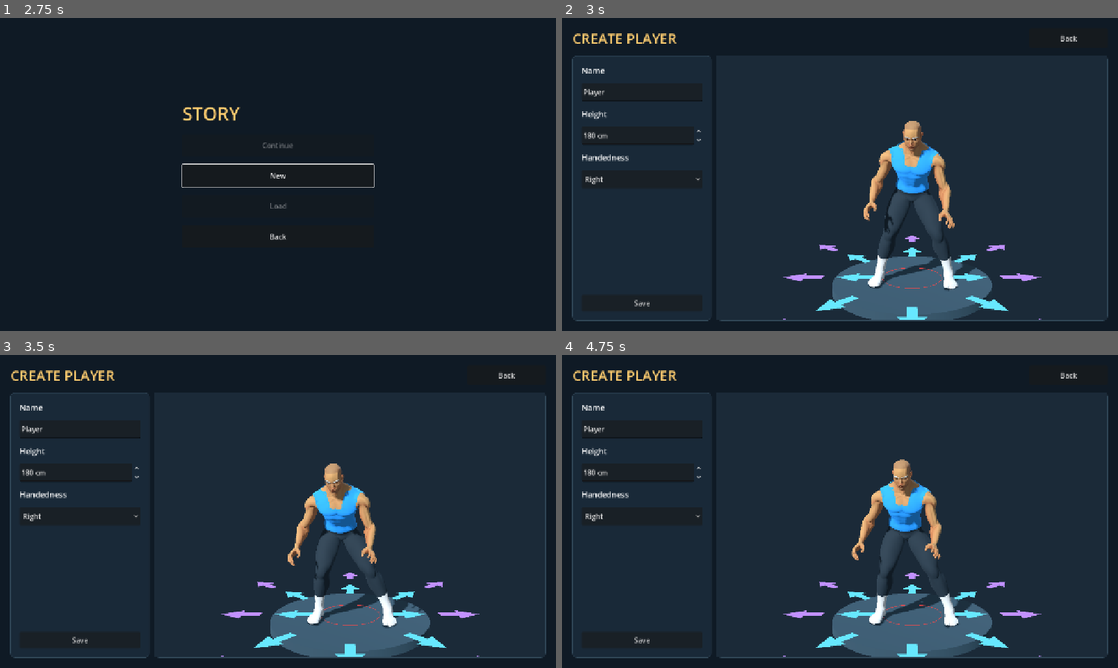
Above: before the commit, frames 1-4 (two rows, left to right).
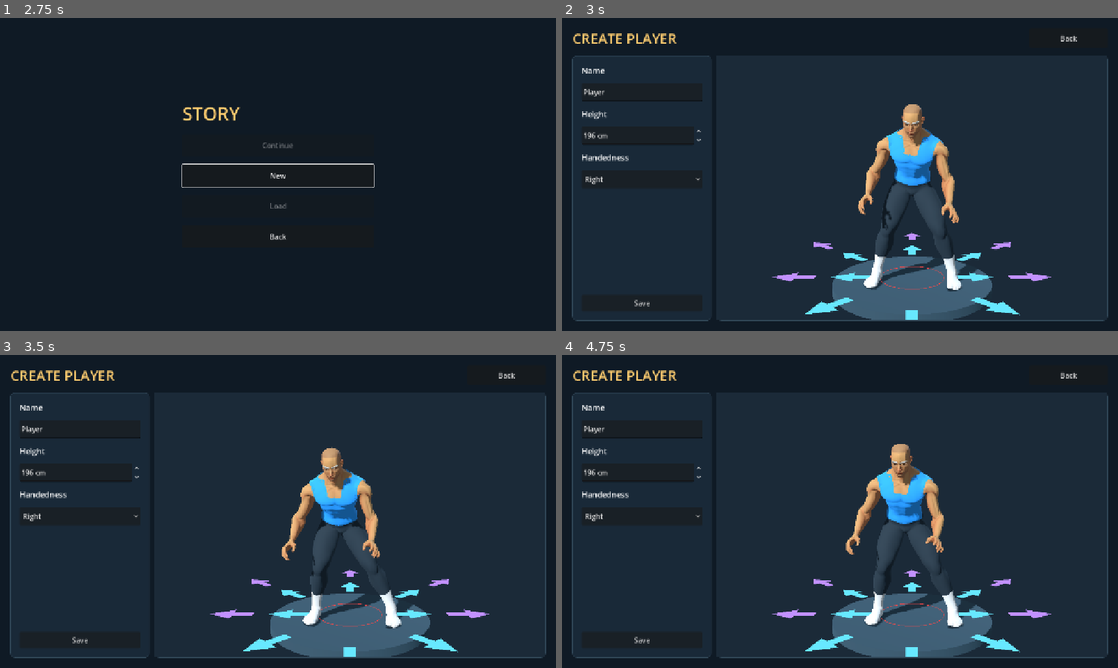
Above: after the commit, the same moments.

Repository: foreandr/volleyball
Game: Godot game, scene res://scenes/main.tscn
The game is run twice, just before and just after one commit, with the same random seed, the same clock (stepped at 60 frames per second) and the same inputs.
Inputs:
- Up to frame 1 (2.75 s): click "Story" at 0.5 s; click "Back" at 1.25 s; click "Story" at 2 s
- Up to frame 2 (3 s): click "New" at 2.75 s
- Up to frame 3 (3.5 s): no input
- Up to frame 4 (4.75 s): click "Back" at 3.5 s; click "New" at 4.25 s

Frame 1 is identical in both runs. In frame 2, 4.5% of the frame differs, in the area x 4-88%, y 27-97%; in frame 3, 4.3%; in frame 4, 4.4%.

Commit message:
Align backward receives and aim the setter follow-through

Diff:
--- a/scripts/attack_drill.gd
+++ b/scripts/attack_drill.gd
@@ -78,7 +78,7 @@
 
 func receive_cue_time() -> float:
 	if not bump.hand_setting: return SERVE_TIME
-	var height := RECEIVE_START.y+HandPose.CONTACT_HEIGHT+HandPose.CONTACT_RADIUS
+	var height := RECEIVE_START.y+HandPose.CONTACT_HEIGHT*setter.scale.y+HandPose.CONTACT_RADIUS
 	var latest := descending_time(ATTACK_SERVE_SOURCE,serve_velocity,height)
 	if not jump.active: return latest
 	var earliest := descending_time(ATTACK_SERVE_SOURCE,serve_velocity,height+jump.height)
@@ -135,7 +135,9 @@
 				elif not bump.low_save.active:
 					bump.follow_forearm(receive_time,serve_velocity+Vector3.DOWN*Flight.GRAVITY*bump.touch_time)
 			play_cpu_set(time,delta)
-		Stage.SET: play_pin_ball(time,previous,delta)
+		Stage.SET:
+			cpu_set.update_hand_push(cpu_set.release_time+time,cpu_set.release_time+time-cpu_set.touch_time)
+			play_pin_ball(time,previous,delta)
 		Stage.CAUGHT:
 			HandPose.apply(setter,setter.to_global(bump.hand_anchor),1.0)
 			ball.position = bump.platform_center()
@@ -158,6 +160,7 @@
 		"ball_to_cpu":ball.position.distance_to(receiver.position),
 		"ball_to_platform":ball.position.distance_to(platform),
 		"contact_check":bump.contact_check,"jumping":jump.active,
+		"reach":bump.reach,"reach_step":bump.reach_step,"rear_setup":bump.rear_setup,"reach_progress":bump.reach_progress,
 	}
 
 func play_serve(time: float, previous: float, delta: float) -> void:
@@ -174,7 +177,7 @@
 			return
 		pass_origin = bump.release_point if bump.hand_setting else bump.touch
 		pass_motion = bump.outgoing
-		var head_height := CPU_HOME.y+HandPose.CONTACT_HEIGHT
+		var head_height := CPU_HOME.y+HandPose.CONTACT_HEIGHT*receiver.scale.y
 		cpu_contact_time = descending_time(pass_origin,pass_motion,head_height)
 		if cpu_contact_time <= 0.0:
 			miss("Pass was too low to set")
@@ -185,12 +188,12 @@
 			return
 		bump.hide()
 		var incoming := (pass_origin-cpu_contact_point).slide(Vector3.UP).normalized()
-		cpu_stand = Court.clamp_setter(Vector3(cpu_contact_point.x,CPU_HOME.y,cpu_contact_point.z)-incoming*HandPose.CONTACT_FORWARD)
-		receiver.rotation.y = atan2(incoming.x,incoming.z)
+		cpu_stand = Court.clamp_setter(Vector3(cpu_contact_point.x,CPU_HOME.y,cpu_contact_point.z)-incoming*HandPose.CONTACT_FORWARD*receiver.scale.z)
 		stage = Stage.PASS
 		stage_start = clock
 		status.text = "CPU setting to the pin"
-		trace.write("player_pass",clock,{"point":pass_origin,"velocity":pass_motion,"cpu_contact":cpu_contact_point},true)
+		trace.write("player_pass",clock,{"point":pass_origin,"velocity":pass_motion,"cpu_contact":cpu_contact_point,
+			"grade":bump.grade,"reach":bump.reach,"contact":bump.contact_check},true)
 	elif time >= end:
 		miss("Serve missed")
 
@@ -217,6 +220,10 @@
 	ball.position = flight_point(pass_origin,pass_motion,minf(time,cpu_contact_time))
 	var travel := (cpu_stand-receiver.position).limit_length(3.2*delta)
 	receiver.position += travel
+	var toward_ball := (ball.position-receiver.position).slide(Vector3.UP)
+	var turn_rate := 7.0*smoothstep(0.25,0.95,toward_ball.length())
+	if turn_rate > 0.0:
+		receiver.rotation.y = rotate_toward(receiver.rotation.y,atan2(toward_ball.x,toward_ball.z),delta*turn_rate)
 	cpu_feet.step(receiver.basis.inverse()*travel/maxf(delta*3.2,0.001),delta,1.4)
 	var lead := cpu_contact_time-time
 	if lead <= 0.22:
--- a/scripts/bump_setting.gd
+++ b/scripts/bump_setting.gd
@@ -33,6 +33,8 @@
 var reach := {}
 var reach_step := Vector3.ZERO
 var reach_travel := Vector3.ZERO
+var rear_setup := Vector3.ZERO
+var rear_setup_travel := Vector3.ZERO
 var reach_progress := 0.0
 var destination := Vector2(2.75,3.0)
 var height := 3.8
@@ -334,6 +336,8 @@
 	reach_step = Vector3.ZERO
 	reach_travel = Vector3.ZERO
 	reach_progress = 0.0
+	rear_setup = Vector3.ZERO
+	rear_setup_travel = Vector3.ZERO
 
 func advance_reach(path: Callable, time: float, end: float, delta: float) -> Vector3:
 	var intercept := Vector3.INF
@@ -345,12 +349,17 @@
 		if reach.is_empty() and (lookahead >= end or not intercept.is_equal_approx(future)):
 			plan_reach(intercept-ready_contact())
 	if not reach.is_empty():
-		var before := smoothstep(0.0,1.0,reach_progress)
-		var duration := 0.19 if reach.tier == 2 else 0.15
+		var before := reach_progress
+		var duration := 0.27 if not rear_setup.is_zero_approx() else (0.19 if reach.tier == 2 else 0.15)
 		reach_progress = minf(1.0,reach_progress+delta/duration)
 		var origin := setter.position
-		var next := origin+reach_step*(smoothstep(0.0,1.0,reach_progress)-before)
-		setter.position = Court.clamp_setter(next)
+		var setup := rear_setup*(smoothstep(0.0,0.50,reach_progress)-smoothstep(0.0,0.50,before))
+		setter.position = Court.clamp_setter(origin+setup)
+		rear_setup_travel += setter.position-origin
+		origin = setter.position
+		var lateral_start := 0.28 if not rear_setup.is_zero_approx() else 0.0
+		var travel := smoothstep(lateral_start,1.0,reach_progress)-smoothstep(lateral_start,1.0,before)
+		setter.position = Court.clamp_setter(origin+reach_step*travel)
 		reach_travel += setter.position-origin
 	return intercept
 
@@ -361,17 +370,27 @@
 	var tier := Timing.practice_reach_tier(offset)
 	if tier == 3: return
 	var back := local.z < -absf(local.x)*0.65
-	var short_back := tier == 1 and back and -local.z > absf(local.x)*1.4
+	var straight_back := back and -local.z > absf(local.x)*1.4
+	var short_back := tier == 1 and straight_back
+	var rear_side := tier == 2 and back and not straight_back
 	var forward := local.z > absf(local.x)*1.4
 	var side := tier == 2 and absf(local.x) > absf(local.z)*1.4
 	reach = {
-		"tier":tier,"back":back,"rear_diagonal":tier == 2 and back and absf(local.x)>0.20,
+		"tier":tier,"back":back and not rear_side,"rear_diagonal":false,
 		"short_straight_back":short_back,"forward_lunge":forward,
-		"lead":"r" if (tier == 1 and (forward or short_back)) or local.x < 0.0 else "l",
-		"side_lunge":side,"height":offset.y if tier == 2 else 0.0,
+		"lead":"r" if straight_back or (tier == 1 and forward) or local.x < 0.0 else "l",
+		"side_lunge":side or rear_side,"height":offset.y if tier == 2 else 0.0,
+		"centered_back":straight_back,"backward":back,
 	}
 	var limit := 0.68 if side else (0.75 if tier == 2 else 0.46)
 	reach_step = horizontal.limit_length(limit)*(1.0 if back and tier == 2 else 0.78)
+	if rear_side:
+		var forward_axis := setter.basis.z.normalized()
+		rear_setup = forward_axis*clampf(horizontal.dot(forward_axis),-0.48,0.0)
+		reach_step = horizontal.slide(forward_axis).limit_length(0.68)
+
+func backward_reach_active() -> bool:
+	return reach.get("backward",false) and grade == Timing.Grade.WAITING
 
 func follow_forearm(time: float, incoming: Vector3) -> void:
 	var follow := time-touch_time
@@ -384,7 +403,18 @@
 func pose_reach(weight: float, intercept: Vector3) -> void:
 	if reach.is_empty() or weight <= 0.0: return
 	var local := setter.basis.inverse()
-	setter.pose_reception_reach(local*reach_step,local*reach_travel,weight,reach_progress,ready_pose,reach,false,0,intercept)
+	var pose_progress := reach_progress
+	if not rear_setup.is_zero_approx():
+		pose_progress = clampf(inverse_lerp(0.28,1.0,reach_progress),0.0,1.0)
+		var step_weight := smoothstep(0.0,0.30,reach_progress)*(1.0-smoothstep(0.30,0.62,reach_progress))
+		if step_weight > 0.0:
+			var shuffle := {"tier":1,"back":true,"rear_diagonal":false,"short_straight_back":true,
+				"forward_lunge":false,"lead":reach.lead,"side_lunge":false,"height":0.0,"centered_back":true}
+			setter.pose_reception_reach(local*rear_setup,local*rear_setup_travel,step_weight,
+				clampf(reach_progress/0.50,0.0,1.0),ready_pose,shuffle,false,0,intercept)
+		weight *= smoothstep(0.0,0.65,pose_progress)
+	if weight > 0.0:
+		setter.pose_reception_reach(local*reach_step,local*reach_travel,weight,pose_progress,ready_pose,reach,false,0,intercept)
 
 func reach_platform(offset: Vector3) -> void:
 	var rig: Skeleton3D = setter.skeleton
--- a/scripts/forearm_reach_pose.gd
+++ b/scripts/forearm_reach_pose.gd
@@ -11,6 +11,7 @@
 	var lead: String = reach.lead
 	var side_lunge: bool = reach.side_lunge
 	var height: float = reach.height
+	var centered_back: bool = reach.get("centered_back",false)
 	var pose: Array = []
 	for bone in rig.get_bone_count(): pose.append(rig.get_bone_pose(bone))
 	if tier == 2 and back and not rear_diagonal and not ready.is_empty():
@@ -37,7 +38,7 @@
 		author.rotate_world(pose,"spine_02",Vector3.UP,side_lean*0.08*weight)
 		author.rotate_world(pose,"spine_03",Vector3.UP,side_lean*0.19*weight)
 	author.rotate_world(pose,"spine_02",Vector3.RIGHT,-back_amount*0.14*weight)
-	author.rotate_world(pose,"spine_03",Vector3.UP,shoulder_side*back_amount*(0.18 if tier == 2 else 0.31)*weight)
+	author.rotate_world(pose,"spine_03",Vector3.UP,shoulder_side*back_amount*(0.0 if centered_back else (0.18 if tier == 2 else 0.31))*weight)
 	var deep := tier == 2 and height < 0.20
 	var high := height >= 0.20
 	var short_lunge := tier == 1 and not high and (side_receive or back)
@@ -48,12 +49,13 @@
 	if high or (back and tier == 2):
 		# Clear the incoming path by turning the ribcage, leaving the joined platform out in front.
 		var turn := (shoulder_side*0.50 if high else side_lean*0.12)*weight
+		if centered_back: turn *= 0.15
 		author.rotate_world(pose,"spine_02",Vector3.UP,turn*0.55)
 		author.rotate_world(pose,"spine_03",Vector3.UP,turn*0.45)
 		if high:
 			author.rotate_world(pose,"spine_02",Vector3.RIGHT,-0.19*weight)
-			author.rotate_world(pose,"spine_02",Vector3.BACK,shoulder_side*0.15*weight)
-			author.rotate_world(pose,"spine_03",Vector3.BACK,-shoulder_side*0.07*weight)
+			author.rotate_world(pose,"spine_02",Vector3.BACK,shoulder_side*(0.03 if centered_back else 0.15)*weight)
+			author.rotate_world(pose,"spine_03",Vector3.BACK,-shoulder_side*(0.0 if centered_back else 0.07)*weight)
 	if deep:
 		author.rotate_world(pose,"spine_02",Vector3.BACK,-side_lean*0.12*weight)
 		author.rotate_world(pose,"spine_02",Vector3.RIGHT,0.14*weight)
--- a/scripts/hand_setting_pose.gd
+++ b/scripts/hand_setting_pose.gd
@@ -34,12 +34,21 @@
 	var aim := target_local-head
 	var diamond := head+Vector3(clampf(aim.x,-0.22,0.22),clampf(aim.y-0.075,0.12,0.27),clampf(aim.z-0.07,0.09,0.35))
 	var local_push := rig.global_basis.inverse()*push
+	var horizontal_push := local_push.slide(Vector3.UP)
+	var turn := 0.0
+	if horizontal_push.length_squared() > 0.0001:
+		var set_yaw := atan2(horizontal_push.x,horizontal_push.z)
+		var facing := PI if horizontal_push.z < -absf(horizontal_push.x) else 0.0
+		turn = clampf(angle_difference(facing,set_yaw),-0.82,0.82)*smoothstep(0.0,0.12,push.length())
+		author.rotate_world(pose,"spine_02",Vector3.UP,turn*0.42)
+		author.rotate_world(pose,"spine_03",Vector3.UP,turn*0.58)
+		author.rotate_world(pose,"spine_02",Vector3.RIGHT,clampf(local_push.z,-0.17,0.17)*0.55)
 	diamond += local_push-Vector3.UP*0.055*cushion
 	var elbow_limit := lerpf(152.0,176.0,clampf(push.length()/0.24,0.0,1.0))-12.0*cushion
 	for side in ["l","r"]:
 		var sign_ := 1.0 if side == "l" else -1.0
 		var hand: String = "hand_"+side
-		var wrist := diamond+Vector3(sign_*0.14,-0.08,-0.015)
+		var wrist := diamond+Vector3(sign_*0.14,-0.08,-0.015).rotated(Vector3.UP,turn*0.65)
 		author.limb(pose,"upperarm_"+side,"lowerarm_"+side,hand,wrist,Vector3(sign_*0.9,-0.55,0.25),1.0,elbow_limit)
 		for digit in ["thumb","index","middle","ring","pinky"]:
 			for joint in ["01","02","03"]:
--- a/scripts/player_profile.gd
+++ b/scripts/player_profile.gd
@@ -1,6 +1,6 @@
 extends RefCounted
 const PATH := "user://player.cfg"
-const DEFAULTS := {"name":"Player","height_cm":180.0,"handedness":"Right"}
+const DEFAULTS := {"name":"Player","height_cm":195.58,"handedness":"Right"}
 
 static func load_profile() -> Dictionary:
 	var config := ConfigFile.new()
@@ -8,7 +8,7 @@
 	return clean({"name":config.get_value("player","name",DEFAULTS.name),"height_cm":config.get_value("player","height_cm",DEFAULTS.height_cm),"handedness":config.get_value("player","handedness",DEFAULTS.handedness)})
 
 static func clean(profile: Dictionary) -> Dictionary:
-	return {"name":str(profile.get("name",DEFAULTS.name)).strip_edges().left(32),"height_cm":clampf(float(profile.get("height_cm",180)),120.0,240.0),"handedness":"Left" if profile.get("handedness","Right") == "Left" else "Right"}
+	return {"name":str(profile.get("name",DEFAULTS.name)).strip_edges().left(32),"height_cm":clampf(float(profile.get("height_cm",DEFAULTS.height_cm)),120.0,240.0),"handedness":"Left" if profile.get("handedness","Right") == "Left" else "Right"}
 
 static func save_profile(profile: Dictionary) -> Error:
 	var config := ConfigFile.new()
--- a/scripts/preview_player_control.gd
+++ b/scripts/preview_player_control.gd
@@ -489,7 +489,7 @@
 	sprint_requested = distance>0.85
 	move_player(Vector2(direction.dot(forward.cross(Vector3.UP)),direction.dot(forward)),delta,track_ball)
 
-func move_player(direction: Vector2, delta: float, track_ball := true, setting_target := Vector3.INF, movement_scale := 1.0, court_weight := 0.0) -> void:
+func move_player(direction: Vector2, delta: float, track_ball := true, setting_target := Vector3.INF, movement_scale := 1.0, court_weight := 0.0, turn_with_ball := true) -> void:
 	var actor: Node3D = page.preview_player
 	var session = page.get_node("/root/StorySession")
 	var setting := setting_target.is_finite()
@@ -503,8 +503,8 @@
 		setter_travel = setter_travel.move_toward(travel*movement_scale,delta*8.0).limit_length(movement_scale)
 		travel = setter_travel
 	var step_direction := direction
-	if setting: track_setting_ball(actor,setting_target,delta,court_weight)
-	elif drill and track_ball: face_ball()
+	if setting and turn_with_ball: track_setting_ball(actor,setting_target,delta,court_weight)
+	elif not setting and drill and track_ball: face_ball()
 	if drill or setting:
 		var facing := actor.basis.z.normalized()
 		step_direction = Vector2(travel.dot(facing.cross(Vector3.UP)),travel.dot(facing))
--- a/scripts/story_animations.gd
+++ b/scripts/story_animations.gd
@@ -64,6 +64,7 @@
 	if DisplayServer.get_name() != "headless":
 		DisplayServer.window_set_title("Volleyball | "+build_label)
 	super._ready()
+	preview_player.set_height_cm(preview_player.Profile.DEFAULTS.height_cm)
 	preview_overlay = Control.new()
 	preview_overlay.mouse_filter = Control.MOUSE_FILTER_IGNORE
 	preview.get_parent().add_child(preview_overlay)
@@ -463,7 +464,7 @@
 		setting_drill.trace_move_scale = 0.0 if diving else setting_drill.setter_movement_scale()
 		var court_weight: float = setting_drill.court_facing_weight()
 		if not diving and not setting_drill.jump.active:
-			player_controls.move_player(setting_drill.trace_input,delta,false,setting_drill.ball.global_position,setting_drill.trace_move_scale,court_weight)
+			player_controls.move_player(setting_drill.trace_input,delta,false,setting_drill.ball.global_position,setting_drill.trace_move_scale,court_weight,not setting_drill.bump.backward_reach_active())
 			setting_drill.apply_setter_arms(player_controls.footwork.phase,player_controls.moving,delta)
 		elif setting_drill.jump.active and court_weight > 0.0:
 			player_controls.track_setting_ball(preview_player,setting_drill.ball.global_position,delta,court_weight)
--- a/scripts/volleyball_player.gd
+++ b/scripts/volleyball_player.gd
@@ -1,5 +1,6 @@
 extends Node3D
 
+const Profile = preload("res://scripts/player_profile.gd")
 const FOREARM_PLATFORM := "straight_pass_02"
 const ForearmReach = preload("res://scripts/forearm_reach_pose.gd")
 const ForwardDive = preload("res://scripts/forward_reception_dive.gd")
@@ -10,7 +11,7 @@
 @export var team_color := Color("2c8fe5")
 @export var player_number := 1
 var display_name := "Player"
-var height_cm := 180.0
+var height_cm: float = Profile.DEFAULTS.height_cm
 var handedness := "Right"
 var model: Node3D
 var skeleton: Skeleton3D
@@ -18,6 +19,7 @@
 var animation_slots := {"idle":"volleyball/goalkeeper_idle","run":"base/Jog_Fwd","jump":"base/Jump_Start","land":"base/Jump_Land"}
 
 func _ready() -> void:
+	set_height_cm(height_cm)
 	add_child(preload("res://scripts/player_direction_arrows.gd").new())
 	model = preload("res://assets/characters/base/Superhero_Male_FullBody.gltf").instantiate()
 	add_child(model)
@@ -85,10 +87,13 @@
 	return true
 
 func apply_profile(profile: Dictionary) -> void:
-	var values := preload("res://scripts/player_profile.gd").clean(profile)
+	var values := Profile.clean(profile)
 	display_name = values.name
-	height_cm = values.height_cm
+	set_height_cm(values.height_cm)
 	handedness = values.handedness
+
+func set_height_cm(value: float) -> void:
+	height_cm = value
 	scale = Vector3.ONE*(height_cm/180.0)
 
 func get_pose_author() -> RefCounted:
